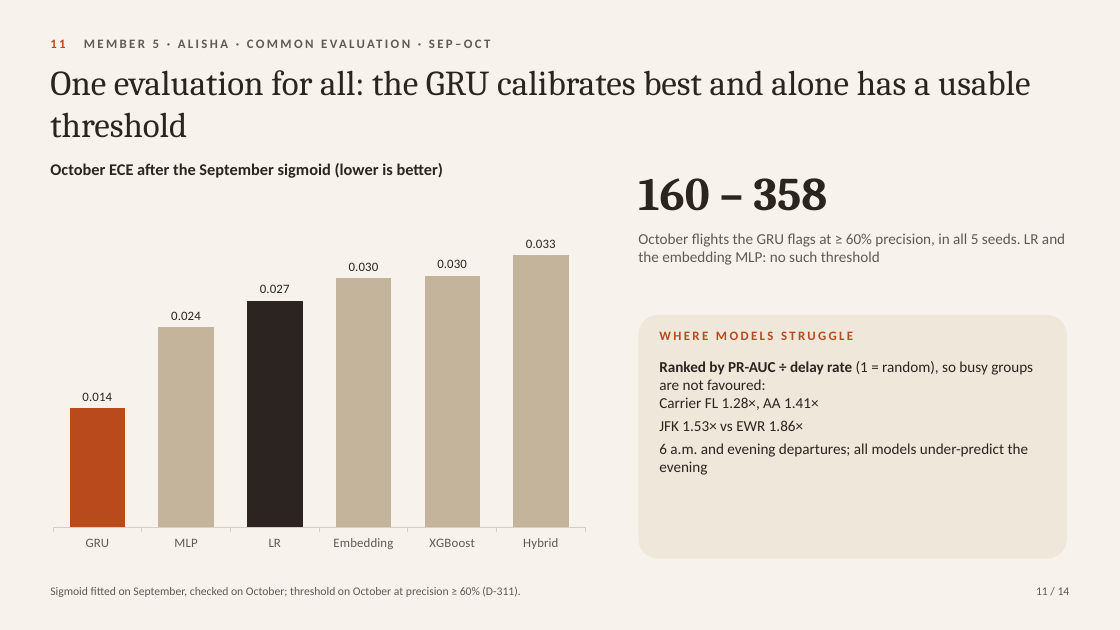
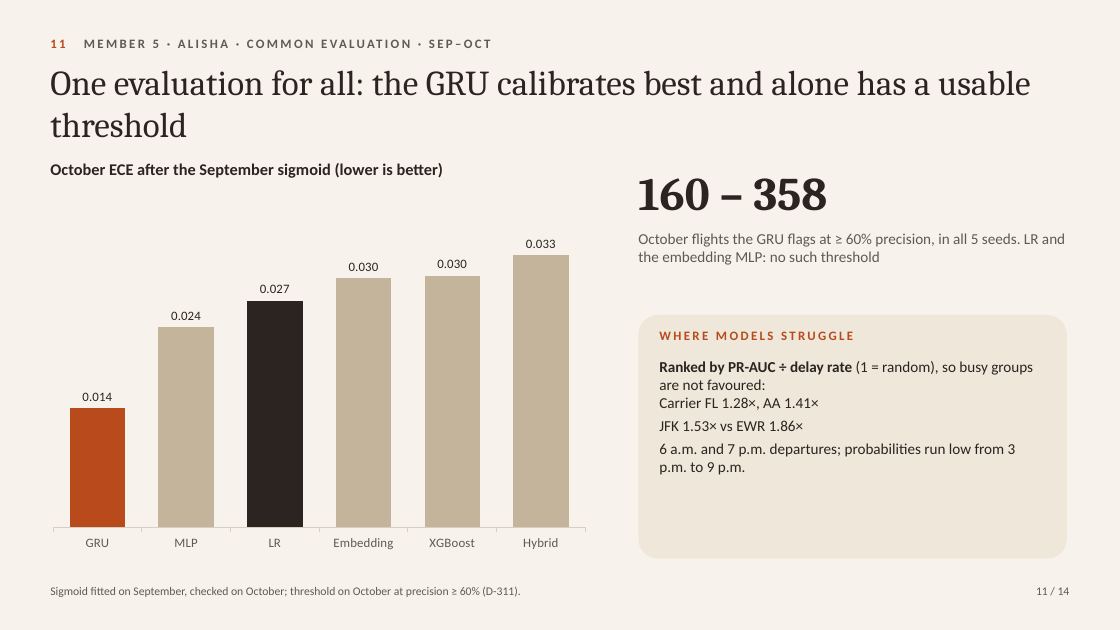
Before and after one commit to ganga-300/flight-delay-prediction, a slide deck: slide 11 of presentation/Phase2_FlightDelayPrediction.pptx. Drawn at 1120x630 pixels with LibreOffice and Linux fonts; fonts in the diff are those of the drawing. Boxes give left, top, right and bottom in pixels: in the first picture for what was removed or moved away, otherwise in the second. Text is boxed around its words. In the diff, an @@ line names an element or a change of style, - is before the commit and + after.

```diff
--- a/presentation/Phase2_FlightDelayPrediction.pptx
+++ b/presentation/Phase2_FlightDelayPrediction.pptx
@@ text at [659, 443, 1016, 475]: text changed @@
-6 a.m. and evening departures; all models under-predict the evening
+6 a.m. and 7 p.m. departures; probabilities run low from 3 p.m. to 9 p.m.
```
Also in this commit, not shown: 3 other slides changed, 13 other files.
